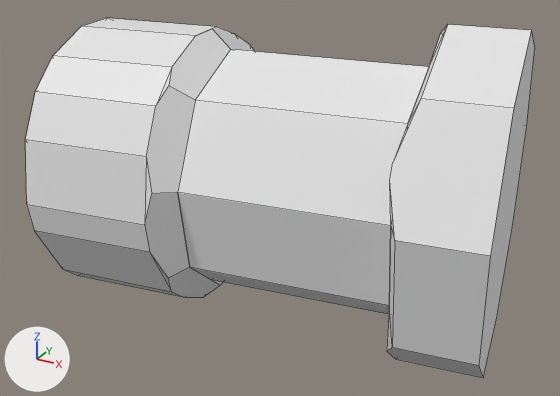
One commit to the Blender file Assets/Models/tower.blend: the scene before it, then after it.
One viewpoint serves both versions: a 50 mm lens placed at (1.05, -4.11, 1.82), pointed at (-1.1, -0.2, -0.14). Arrows for +X, +Y and +Z are at lower left; the lights stay in place. Mesh edges are drawn as thin lines.
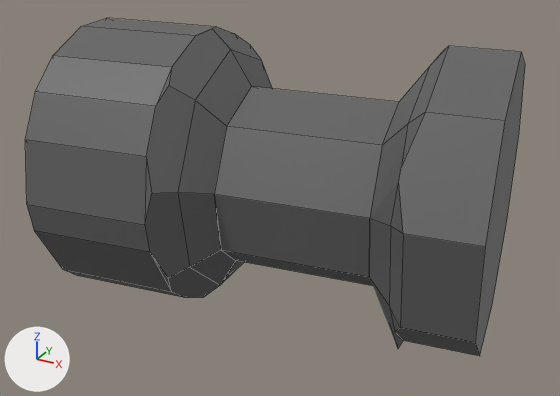
Location of each change, [x1, y1, x2, y2] in pixels of the pictures (560 x 396 px; the box of a moved part takes in the faces that stretch with it):
'Cylinder', reshaped, recoloured (white to grey, 6% shorter): before [25, 18, 534, 378]; after [25, 18, 525, 356]
part 1 of me_cylinder, moved or reshaped: before [178, 24, 534, 378]; after [178, 46, 525, 356]
part 2 of me_cylinder, recoloured (white to grey): [25, 18, 254, 297] in both

What changed in the scene script:
```text
Add mat_material:
    mat_material = principled_material('Material')
    mat_material.base_color = (0.124, 0.124, 0.124)  # dark grey #636363
Add mat_material_001:
    mat_material_001 = principled_material('Material.001')
    mat_material_001.base_color = (0.57, 0.231, 0.0143)  # orange #c78420
Change me_cylinder:
    used by ob_cylinder; location = (0.0, 0.0, 0.0); rotation_euler = (1.571, 0.0, 1261.0), in degrees (90, 0, 250); scale = (1.0, 1.0, 0.255)
    remove me_cylinder.from_pydata(...)  # 140 vertices, 120 faces; spans x -0.98..0.98, y -0.94..1.0, z -1.0..9.37
    add me_cylinder.from_pydata(...)  # 140 vertices, 120 faces; spans x -0.87..0.87, y -0.88..0.89, z -0.86..9.37
    me_cylinder part 1: 50 of 140 vertices moved; they spanned x -0.98..0.98, y -0.94..1.0, z -1.0..5.67 and now span x -0.87..0.87, y -0.83..0.89, z -0.86..5.1; mean shift (0.0, 0.0, 0.0); largest move (-0.75, 0.13, 1.0) -> (-0.53, 0.08, 1.57)
    me_cylinder part 2: 119 of the faces centred in x -0.92..0.93, y -0.94..0.88, z -1.0..9.37 switch from no material to mat_material (dark grey #636363)
    add me_cylinder.materials.append(mat_material_001)  # orange #c78420
```
